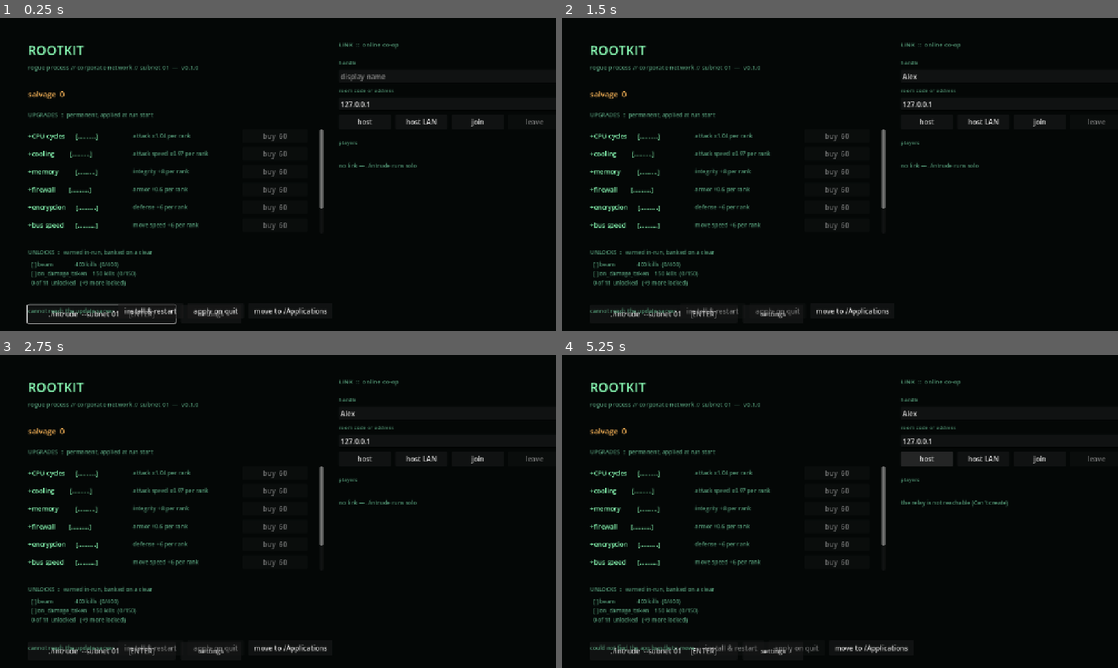
Above: before the commit, frames 1-4 (two rows, left to right).
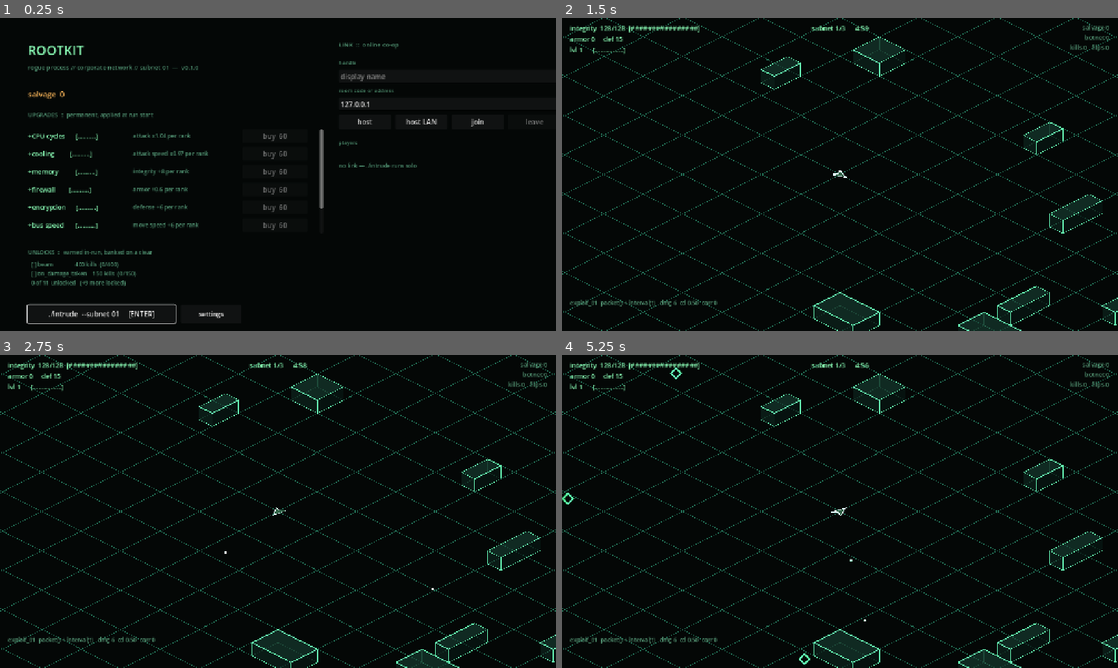
Above: after the commit, the same moments.

Repository: seanperkins/rootkit-game
Game: Godot game, scene res://scenes/main.tscn
Two runs of this game, one before a commit and one after it. Both use one fixed random seed, a clock stepped at 60 frames per second and the inputs below.
Inputs (mouse positions are in pixels of both pictures, inside the frame that each line leads up to):
- Up to frame 1 (0.25 s): no input
- Up to frame 2 (1.5 s): click (1012, 77) at 0.52 s; type "Alex" at 0.6 s; click (712, 312) at 1.25 s, where only the run before the commit has a clickable "install & restart"
- Up to frame 3 (2.75 s): click (100, 652) at 2 s, where only the run before the commit has a clickable "./intrude --subnet 01 [ENTER]"
- Up to frame 4 (5.25 s): click (662, 652) at 2.75 s, where only the run before the commit has a clickable "./intrude --subnet 01 [ENTER]"; click (851, 649) at 3.5 s, where only the run before the commit has a clickable "move to /Applications"; click (873, 649) at 4.25 s, where only the run before the commit has a clickable "move to /Applications"; click (928, 458) at 5 s, where only the run before the commit has a clickable "host"

The runs differ from the first frame. In frame 1, 0.6% of the frame differs, in the area x 5-59%, y 91-96%; in frame 2, 10%; in frame 3, 10%; in frame 4, 11%, in the area x 0-100%, y 0-100%.

Commit message:
fix(update): stream downloads, per-entry versions, state-file retry, rollback
- HTTPRequest.download_file streams the ~60 MB archive to disk; the body is
  never buffered whole. body_size_limit is a hostile-feed cap (512 MiB),
  timeout keeps a hung CDN from wedging the menu.
- A merged feed's kept entry now carries its OWN version and a PER-TAG URL:
  /latest/download/ 404s the moment a newer release claims the redirect, so
  each entry points at its own tag's asset and compares against its own
  version. parse_manifest reads the entry's version (top-level is
  informational) and refuses an entry without one.
- Apply-on-quit retried from a later session resolves the archive from the
  state file instead of an empty in-memory path; a state whose archive
  vanished is dropped.
- linux.sh mirrors macos.sh's rollback: old contents move aside first, and
  only a successful move of the new ones destroys them.
- Return-to-menu re-shows a retained update instead of leaving the strip
  empty; a failed background check stays silent (user-initiated failures
  still show).
- tools/update_live_check.gd: headless end-to-end walk (feed fetch through
  real redirects, streamed download, SHA-256 + RSA-4096 via the embedded
  PUBKEY). Ran against the live v0.3.1 release: verified.

60/60 suites green; the v0.3.0 and v0.3.1 releases both carry a signed
latest.json (v0.3.1 is the one /latest/ resolves to).

Diff:
--- a/scripts/meta/meta_screen.gd
+++ b/scripts/meta/meta_screen.gd
@@ -270,6 +270,12 @@
 			updater.update_ready.connect(_on_update_ready)
 			updater.update_state.connect(_on_update_state)
 			updater.update_failed.connect(_on_update_failed)
+		# This menu may be the SECOND one this process (a run just ended): the
+		# autoload kept whatever it found, so re-show it; a fresh process gets
+		# the background check.
+		if updater != null and not updater.available.is_empty():
+			_on_update_ready(updater.available)
+		else:
 			updater.begin_check()
 
 ## Six characters from the code alphabet route through the relay; anything
@@ -330,6 +336,10 @@
 	_update_row.visible = true
 
 func _on_update_failed(reason: String) -> void:
+	# A background check failing (offline, blocked CDN) is normal and common;
+	# only failures on a path the player clicked deserve the strip.
+	if not Updater.user_requested:
+		return
 	_update_label.text = reason
 	_update_row.visible = true
 
--- a/scripts/update/update_feed.gd
+++ b/scripts/update/update_feed.gd
@@ -59,15 +59,19 @@
 	var parsed: Variant = JSON.parse_string(raw)
 	if typeof(parsed) != TYPE_DICTIONARY:
 		return {}
-	var version = parsed.get("version", "")
-	if typeof(version) != TYPE_STRING or version.length() > VERSION_MAX \
-			or (version as String).is_empty():
-		return {}
 	var entries: Variant = parsed.get("entries", null)
 	if typeof(entries) != TYPE_DICTIONARY:
 		return {}
 	var entry: Variant = entries.get(platform, null)
 	if typeof(entry) != TYPE_DICTIONARY:
+		return {}
+	# The version lives IN the entry: a merged feed carries older entries for
+	# platforms a release did not rebuild, and each must compare against its
+	# OWN version — a top-level version would claim the new tag for an entry
+	# that still names the old one.
+	var version = entry.get("version", "")
+	if typeof(version) != TYPE_STRING or version.length() > VERSION_MAX \
+			or (version as String).is_empty():
 		return {}
 	var url = entry.get("url", "")
 	if typeof(url) != TYPE_STRING or url.length() > URL_MAX:
--- a/scripts/update/updater.gd
+++ b/scripts/update/updater.gd
@@ -115,9 +115,15 @@
 func install_on_quit() -> void:
 	install_with_relaunch(false)
 
+## Set while the PLAYER asked for an install: background failures (check on
+## the menu, offline) must not light the strip up on every launch.
+var user_requested := false
+
 func install_with_relaunch(relaunch: bool) -> void:
 	if available.is_empty():
-		return
+		user_requested = false
+		return
+	user_requested = true
 	if translocated():
 		# The running bundle sits on a read-only mount; the swap must happen
 		# in the real install location. Tell the player to move it first.
@@ -142,6 +148,14 @@
 		return
 	_downloading = true
 	update_state.emit("downloading update…")
+	# download_file streams the body straight to disk (the archive is ~60 MB;
+	# it must never be buffered whole in the request). The bounds are
+	# hostile-feed guards: an entry claiming a giant archive is refused by
+	# body_size_limit before anything is written, and a hung CDN must not
+	# wedge the menu forever.
+	_download_req.download_file = ProjectSettings.globalize_path(_download_path)
+	_download_req.body_size_limit = 512 << 20
+	_download_req.timeout = 90.0
 	var err := _download_req.request(str(available["url"]))
 	if err != OK:
 		_downloading = false
@@ -149,19 +163,17 @@
 		update_failed.emit("cannot start the download")
 
 func _on_download_done(result: int, code: int, _headers: PackedStringArray,
-		body: PackedByteArray) -> void:
+		_body: PackedByteArray) -> void:
 	_downloading = false
-	if result != HTTPRequest.RESULT_SUCCESS or code != 200 or body.is_empty():
+	# With download_file set the body never reaches memory — the file on disk
+	# IS the deliverable, and its existence is the success signal.
+	if result != HTTPRequest.RESULT_SUCCESS or code != 200 \
+			or not FileAccess.file_exists(_download_path):
+		if FileAccess.file_exists(_download_path):
+			DirAccess.remove_absolute(ProjectSettings.globalize_path(_download_path))
 		busy = false
 		update_failed.emit("the download failed (code %d)" % code)
 		return
-	var f := FileAccess.open(_download_path, FileAccess.WRITE)
-	if f == null:
-		busy = false
-		update_failed.emit("cannot write the update")
-		return
-	f.store_buffer(body)
-	f.close()
 	_on_archive_ready()
 
 func _on_archive_ready() -> void:
@@ -209,7 +221,46 @@
 		_closing = true
 		_spawn_helper(false)
 
+## The archive a spawn installs. Right after a download it is the in-memory
+## path; on a later close of a STAGED session there is no memory, so it comes
+## from the state file instead. A staged archive that no longer exists drops
+## the state — there is nothing to apply.
+func _resolve_archive() -> String:
+	if _download_path != "" and FileAccess.file_exists(_download_path):
+		return ProjectSettings.globalize_path(_download_path)
+	var state := _read_state()
+	if state.is_empty():
+		return ""
+	var archive := str(state.get("archive", ""))
+	if archive == "" or not FileAccess.file_exists(archive):
+		DirAccess.remove_absolute(_state_abs())
+		return ""
+	return archive
+
+func _resolve_target() -> String:
+	if _download_path != "":
+		return install_target()
+	var state := _read_state()
+	if state.is_empty():
+		return install_target()
+	var target := str(state.get("target", ""))
+	return target if target != "" else install_target()
+
+func _read_state() -> Dictionary:
+	if not FileAccess.file_exists(_state_abs()):
+		return {}
+	var f := FileAccess.open(_state_abs(), FileAccess.READ)
+	if f == null:
+		return {}
+	var parsed: Variant = JSON.parse_string(f.get_as_text())
+	f.close()
+	return parsed if typeof(parsed) == TYPE_DICTIONARY else {}
+
 func _spawn_helper(relaunch: bool) -> bool:
+	var archive := _resolve_archive()
+	if archive == "":
+		update_failed.emit("the update is gone — try installing it again")
+		return false
 	var src := _helper_source()
 	if not FileAccess.file_exists(src):
 		update_failed.emit("the installer is missing from this build")
@@ -232,16 +283,16 @@
 		pid = OS.create_process("powershell.exe", [
 			"-NoProfile", "-WindowStyle", "Hidden",
 			"-ExecutionPolicy", "Bypass", "-File", tmp,
-			"-Archive", ProjectSettings.globalize_path(_download_path),
-			"-Target", install_target(),
+			"-Archive", archive,
+			"-Target", _resolve_target(),
 			"-Relaunch", "1" if relaunch else "0",
 			"-State", _state_abs()])
 	else:
 		var shell := "/bin/bash" if OS.get_name() == "macOS" else "/bin/sh"
 		pid = OS.create_process(shell, [
 			tmp,
-			"--archive", ProjectSettings.globalize_path(_download_path),
-			"--target", install_target(),
+			"--archive", archive,
+			"--target", _resolve_target(),
 			"--relaunch", "1" if relaunch else "0",
 			"--state", _state_abs()])
 	return pid > 0
--- a/tests/test_update.gd
+++ b/tests/test_update.gd
@@ -43,33 +43,45 @@
 func _manifest(platform: String = "macos") -> String:
 	return JSON.stringify({
 		"version": "0.4.1",
-		"entries": {platform: {"url": "https://example.com/a.zip",
-			"sha256": "a".repeat(64), "sig": "AAAA"}}})
+		"entries": {platform: _entry()}})
+
+func _entry(overrides: Dictionary = {}) -> Dictionary:
+	var e := {"version": "0.4.1", "url": "https://x/a.zip",
+		"sha256": "a".repeat(64), "sig": "AAAA"}
+	for k in overrides:
+		e[k] = overrides[k]
+	return e
+
+func _with(e: Dictionary) -> String:
+	return JSON.stringify({"version": "0.4.1", "entries": {"macos": e}})
 
 func manifest_parse_is_strict() -> void:
 	var entry := UpdateFeed.parse_manifest(_manifest(), "macos")
 	_check("a well-formed manifest parses", [entry.get("version"), entry.get("url"),
-		entry.get("sha256")], ["0.4.1", "https://example.com/a.zip", "a".repeat(64)])
+		entry.get("sha256")], ["0.4.1", "https://x/a.zip", "a".repeat(64)])
 	_check("on the right platform", entry.get("sig"), "AAAA")
-	_check("a missing platform refuses", UpdateFeed.parse_manifest(_manifest(), "linux").is_empty(), true)
+	_check("a missing platform refuses", UpdateFeed.parse_manifest(_manifest("linux"), "macos").is_empty(), true)
 	_check("garbage refuses", UpdateFeed.parse_manifest("not json", "macos").is_empty(), true)
-	var no_entry := JSON.stringify({"version": "0.4.1", "entries": {}})
-	_check("no entries refuse", UpdateFeed.parse_manifest(no_entry, "macos").is_empty(), true)
-	var bad_sha := JSON.stringify({"version": "0.4.1", "entries": {
-		"macos": {"url": "https://x/a.zip", "sha256": "Z".repeat(64), "sig": "AAAA"}}})
-	_check("a non-hex sha refuses", UpdateFeed.parse_manifest(bad_sha, "macos").is_empty(), true)
-	var short_sha := JSON.stringify({"version": "0.4.1", "entries": {
-		"macos": {"url": "https://x/a.zip", "sha256": "a".repeat(63), "sig": "AAAA"}}})
-	_check("a short sha refuses", UpdateFeed.parse_manifest(short_sha, "macos").is_empty(), true)
-	var long_url := JSON.stringify({"version": "0.4.1", "entries": {
-		"macos": {"url": "u" + "x".repeat(999), "sha256": "a".repeat(64), "sig": "AAAA"}}})
-	_check("an overlong url refuses", UpdateFeed.parse_manifest(long_url, "macos").is_empty(), true)
-	var no_sig := JSON.stringify({"version": "0.4.1", "entries": {
-		"macos": {"url": "https://x/a.zip", "sha256": "a".repeat(64), "sig": ""}}})
-	_check("a missing signature refuses", UpdateFeed.parse_manifest(no_sig, "macos").is_empty(), true)
-	var num_ver := JSON.stringify({"version": 5, "entries": {
-		"macos": {"url": "https://x/a.zip", "sha256": "a".repeat(64), "sig": "AAAA"}}})
-	_check("a non-string version refuses", UpdateFeed.parse_manifest(num_ver, "macos").is_empty(), true)
+	var no_ver := _entry()
+	no_ver.erase("version")
+	_check("an entry without a version refuses",
+		UpdateFeed.parse_manifest(_with(no_ver), "macos").is_empty(), true)
+	var empty_v := _entry({"version": ""})
+	_check("an entry without its own version refuses",
+		UpdateFeed.parse_manifest(_with(empty_v), "macos").is_empty(), true)
+	_check("a non-hex sha refuses",
+		UpdateFeed.parse_manifest(_with(_entry({"sha256": "Z".repeat(64)})), "macos").is_empty(), true)
+	_check("a short sha refuses",
+		UpdateFeed.parse_manifest(_with(_entry({"sha256": "a".repeat(63)})), "macos").is_empty(), true)
+	_check("an overlong url refuses",
+		UpdateFeed.parse_manifest(_with(_entry({"url": "u" + "x".repeat(999)})), "macos").is_empty(), true)
+	_check("a missing signature refuses",
+		UpdateFeed.parse_manifest(_with(_entry({"sig": ""})), "macos").is_empty(), true)
+	_check("a non-string entry version refuses",
+		UpdateFeed.parse_manifest(_with(_entry({"version": 5})), "macos").is_empty(), true)
+	var old := _entry({"version": "0.4.0"})
+	_check("a merged older entry parses at its own version",
+		str(UpdateFeed.parse_manifest(_with(old), "macos").get("version", "")), "0.4.0")
 	_check("an unknown platform key is empty", UpdateFeed.platform_key("BeOS"), "")
 	_check("the real platforms map", [UpdateFeed.platform_key("macOS"), UpdateFeed.platform_key("Windows"),
 		UpdateFeed.platform_key("Linux")], ["macos", "windows", "linux"])
--- /dev/null
+++ b/tools/update_live_check.gd
@@ -0,0 +1,82 @@
+extends SceneTree
+
+## Live end-to-end walk of the update channel from the client's point of view:
+## fetch the feed through the real redirects, stream-download the platform
+## archive through its real redirects (download_file, no memory buffering),
+## then verify SHA-256 and the RSA-4096 signature with the embedded PUBKEY.
+## No installed game needed; requires network to github.com.
+##
+##   godot --headless -s res://tools/update_live_check.gd
+
+var _failed := false
+
+func _initialize() -> void:
+	print("ROOTKIT — live update channel\n")
+	await _run()
+	quit(1 if _failed else 0)
+
+func _fail(why: String) -> void:
+	_failed = true
+	print("FAIL  %s" % why)
+
+func _run() -> void:
+	# One source for the URL: the updater script's constant.
+	var script := load("res://scripts/update/updater.gd") as GDScript
+	var url: String = script.get_script_constant_map()["FEED_URL"]
+	var platform := UpdateFeed.platform_key(OS.get_name())
+	print("  feed url: %s" % url)
+	var fed := HTTPRequest.new()
+	root.add_child(fed)
+	await process_frame
+	fed.timeout = 30.0
+	var err := fed.request(url)
+	if err != OK:
+		_fail("feed request failed: %s" % error_string(err))
+		return
+	var r1: Array = await fed.request_completed
+	fed.queue_free()
+	if int(r1[1]) != 200:
+		_fail("feed HTTP %d" % int(r1[1]))
+		return
+	var entry := UpdateFeed.parse_manifest((r1[3] as PackedByteArray).get_string_from_utf8(),
+		platform)
+	if entry.is_empty():
+		_fail("no valid entry for platform %s" % platform)
+		return
+	print("  feed: v%s" % entry["version"])
+
+	var path := OS.get_user_data_dir().path_join("live_update_check.zip")
+	if FileAccess.file_exists(path):
+		DirAccess.remove_absolute(path)
+	var dl := HTTPRequest.new()
+	root.add_child(dl)
+	dl.download_file = path
+	dl.body_size_limit = 512 << 20
+	dl.timeout = 600.0
+	if dl.request(str(entry["url"])) != OK:
+		_fail("download request failed")
+		return
+	var r2: Array = await dl.request_completed
+	dl.queue_free()
+	if int(r2[1]) != 200:
+		_fail("download HTTP %d" % int(r2[1]))
+		return
+	if not FileAccess.file_exists(path):
+		_fail("download_file wrote nothing")
+		return
+	var digest := UpdateFeed.sha256_of_file(path)
+	var hex := ""
+	for b in digest:
+		hex += "%02x" % b
+	if hex != str(entry["sha256"]):
+		_fail("sha256 mismatch")
+		return
+	if not UpdateFeed.verify_archive(digest, str(entry["sig"])):
+		_fail("SIGNATURE MISMATCH")
+		return
+	var f := FileAccess.open(path, FileAccess.READ)
+	var size := f.get_length() if f != null else 0
+	if f != null:
+		f.close()
+	print("VERIFIED — streamed %.1f MB through the real redirects" % (size / 1048576.0))
+	DirAccess.remove_absolute(path)
Not shown, changed: packaging/updater/linux.sh
Not shown, changed: tools/update_feed.sh
